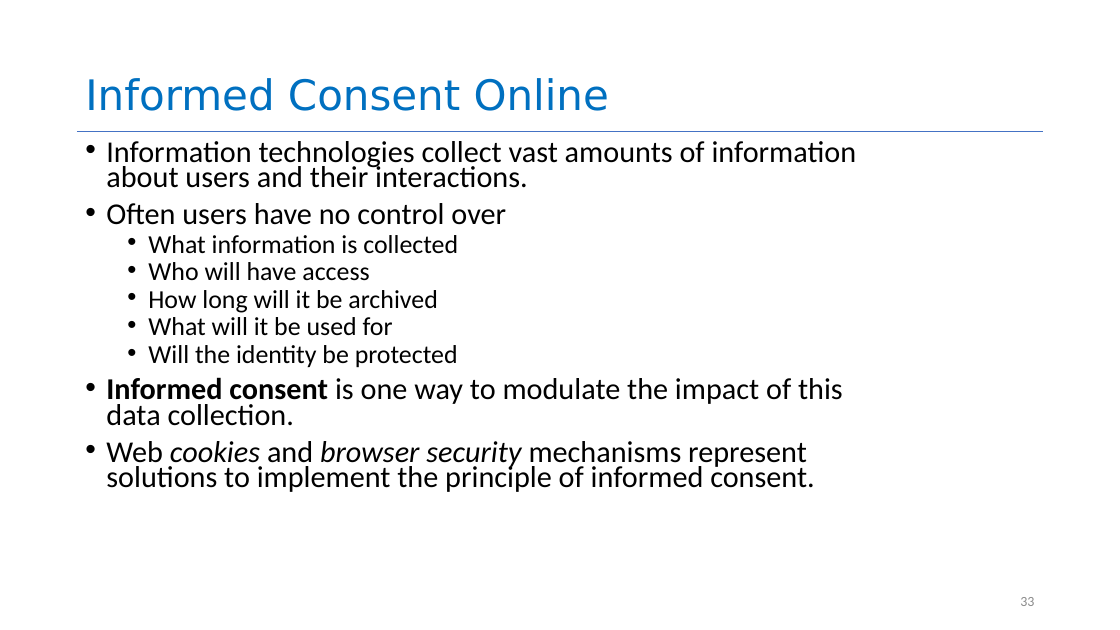
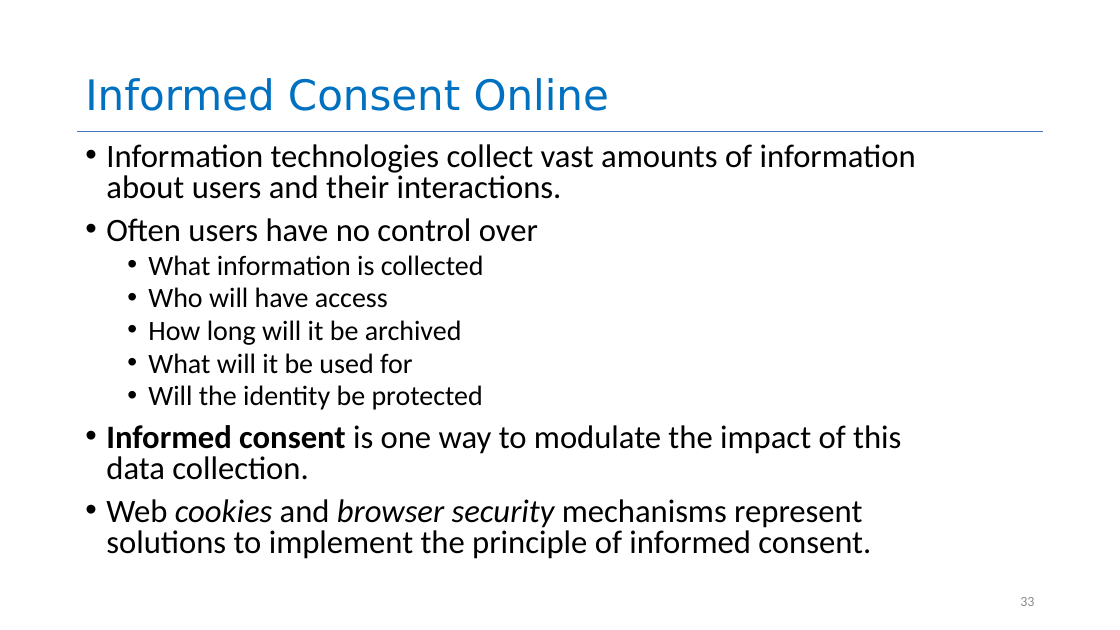
Before and after one commit to yashburshe/CS4530-Fall-2025, a slide deck: slide 33 of Slides/Module 01.2 Requirements Gathering.pptx. Drawn at 1120x630 pixels with LibreOffice and Linux fonts; fonts in the diff are those of the drawing. Boxes give left, top, right and bottom in pixels: in the first picture for what was removed or moved away, otherwise in the second. Text is boxed around its words. In the diff, an @@ line names an element or a change of style, - is before the commit and + after.

```diff
--- a/Slides/Module 01.2 Requirements Gathering.pptx
+++ b/Slides/Module 01.2 Requirements Gathering.pptx
@@ text "Information technologies collect vast amounts ..." at [106,144,916,559]: size 25.9 to 28 pt in "Information technologies collect vast amounts of information ...", "Often users have no control over", "Informed consent is one way to modulate ...", "Web cookies and browser security mechanisms represent ..."; size 22.2 to 24 pt in "What information is collected", "Who will have access", "How long will it be archived", "What will it be used for" and 1 more places; line spacing 0.7 to 0.8 @@
```
Also in this commit, not shown: 4 other slides changed, 1 other file.
